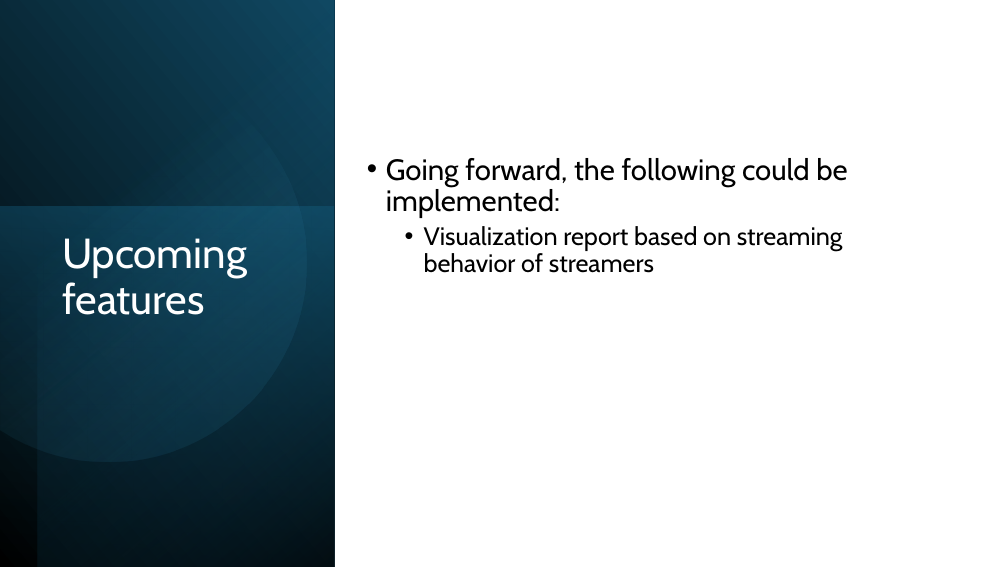
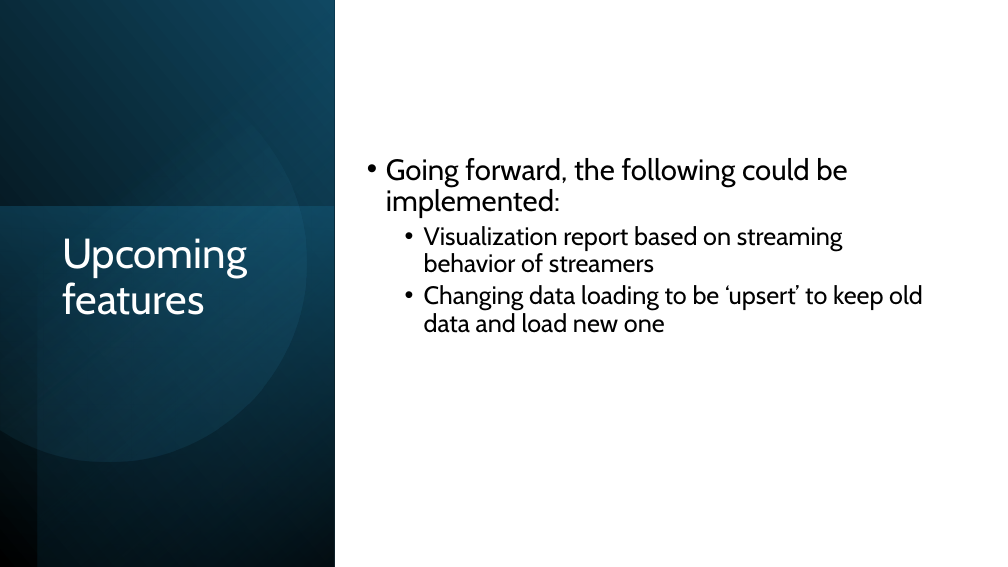
Before and after one commit to elguel/twitch_exercise, a slide deck: slide 6 of Solution Presentation.pptx. Drawn at 1008x567 pixels with LibreOffice and Linux fonts; fonts in the diff are those of the drawing. Boxes give left, top, right and bottom in pixels: in the first picture for what was removed or moved away, otherwise in the second. Text is boxed around its words. In the diff, an @@ line names an element or a change of style, - is before the commit and + after.

Commit message:
editing presentation

```diff
--- a/Solution Presentation.pptx
+++ b/Solution Presentation.pptx
@@ text at (x1=424, y1=285, x2=923, y2=333): paragraph added @@
+  • Changing data loading to be ‘upsert’ to keep old data and load new one
```
Also in this commit, not shown: 1 other file.
